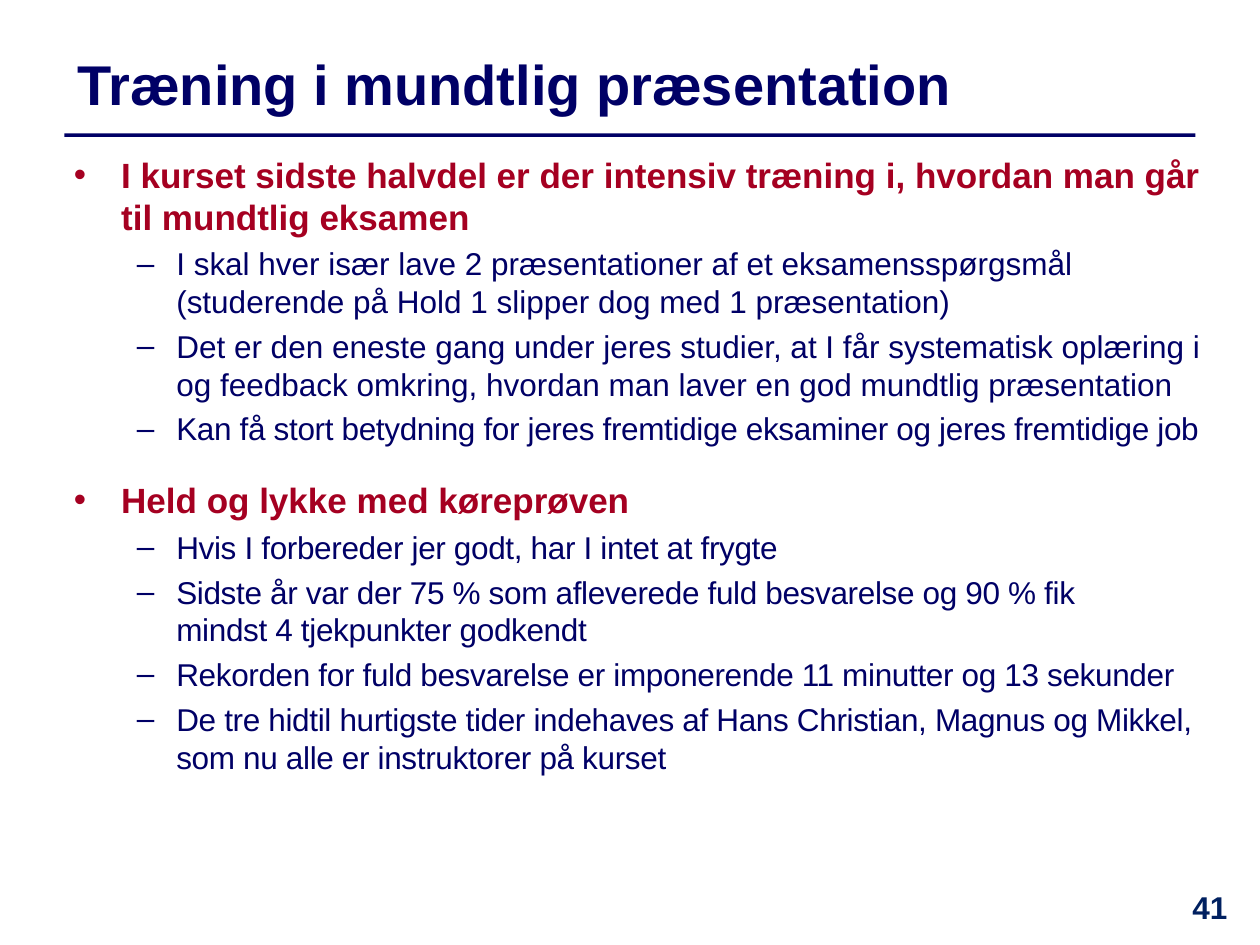
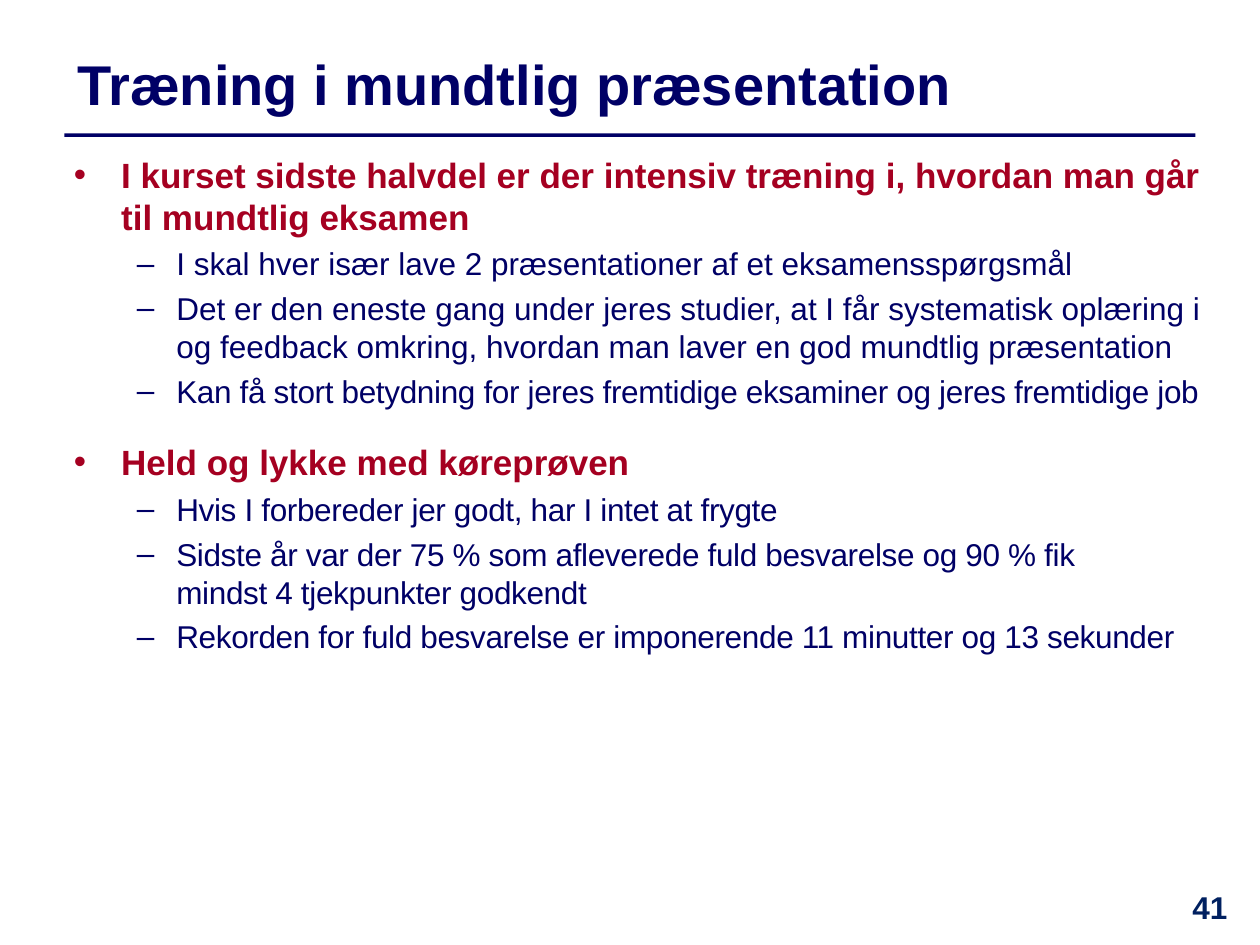
Before and after one commit to IntProgAU/Materiale, a slide deck: slide 41 of web/e22/uge_5b/Slides-Uge5-Torsdag.pptx. Drawn at 1260x945 pixels with LibreOffice and Linux fonts; fonts in the diff are those of the drawing. Boxes give left, top, right and bottom in pixels: in the first picture for what was removed or moved away, otherwise in the second. Text is boxed around its words. In the diff, an @@ line names an element or a change of style, - is before the commit and + after.

```diff
--- a/web/e22/uge_5b/Slides-Uge5-Torsdag.pptx
+++ b/web/e22/uge_5b/Slides-Uge5-Torsdag.pptx
@@ text at (176,250,1072,281): text changed @@
-  – I skal hver især lave 2 præsentationer af et eksamensspørgsmål (studerende på Hold 1 slipper dog med 1 præsentation)
+  – I skal hver især lave 2 præsentationer af et eksamensspørgsmål
@@ text at (176,708,1192,775): paragraph removed @@
-  – De tre hidtil hurtigste tider indehaves af Hans Christian, Magnus og Mikkel, som nu alle er instruktorer på kurset
```
Also in this commit, not shown: 16 other slides changed, 1 other file.
